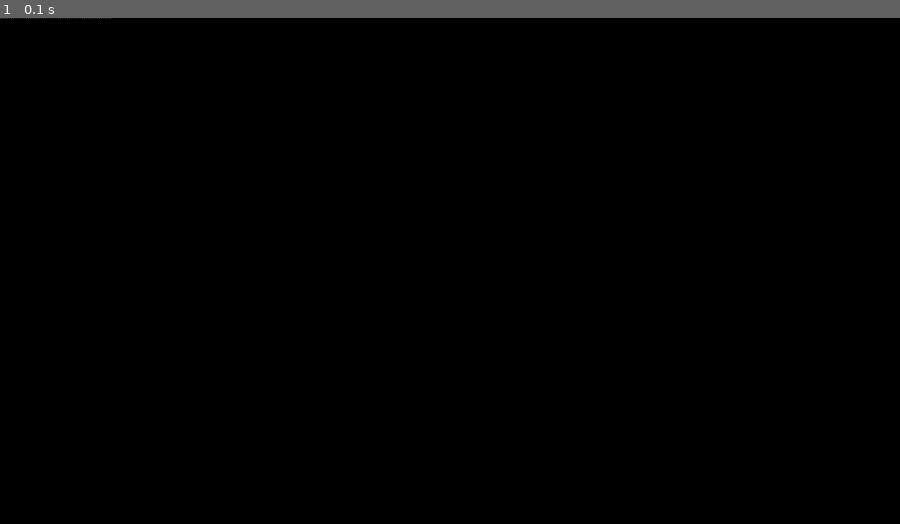
Above: before the commit, frame 1.
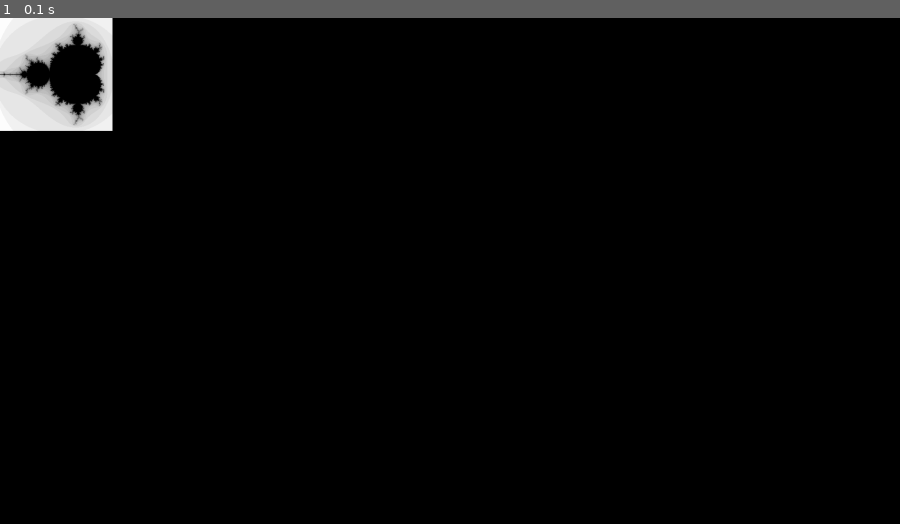
Above: after the commit, the same moment.

Repository: mikerr/pygames-arcade
Game: pygame game, started from mandel.py
Same seed, same stepped clock (60 frames per second), same inputs: the game is played once before the commit and once after it.
Inputs:
- Up to frame 1 (0.1 s): no input

The runs differ from the first frame. In frame 1, 2.1% of the frame differs, in the area x 0-13%, y 0-23%.

Commit message:
make more portable

Diff:
--- a/jetpac/jetpac.py
+++ b/jetpac/jetpac.py
@@ -1,7 +1,6 @@
 # jetpac
 import pygame
 import time,random
-import RPi.GPIO as GPIO
 
 buttons = {
            "A":5,
@@ -59,12 +58,15 @@
      screen.blit(pygame.transform.flip(image,mirror,False),(int(sprite.x),int(sprite.y) + offset),(0,0,sprite.w,sprite.h))
 
 # initialize
-# setup gpio
-GPIO.setmode(GPIO.BCM)
-for btn in buttons:
-    GPIO.setup(buttons[btn], GPIO.IN)
 def pressed(btn) :
-    return ( GPIO.input(buttons[btn]) != True)
+    key = ""
+    keys = pygame.key.get_pressed()
+    if keys[pygame.K_LEFT]: key = "LEFT"
+    if keys[pygame.K_RIGHT]: key = "RIGHT"
+    if keys[pygame.K_UP]: key = "UP"
+    if keys[pygame.K_DOWN]: key = "DOWN"
+    if keys[pygame.K_SPACE]: key = "A"
+    return ( key == btn )
 
 screen = pygame.display.set_mode()
 pygame.mouse.set_visible(False)
@@ -229,8 +231,9 @@
         for p in platforms:
             px,py,width = p
             pygame.draw.line(screen,(0,128,0),(px, py), (px + width,py),5)
+
 while True:
     update()
     draw()
-    pygame.display.update()
+    pygame.display.flip()
     pygame.time.wait(20)
--- a/mandel.py
+++ b/mandel.py
@@ -7,7 +7,6 @@
 
 import time, math
 import pygame
-import RPi.GPIO as GPIO
 
 buttons = {
            "A":5,
@@ -19,17 +18,12 @@
            "CENTER":4
 }
 
-# setup gpio
-GPIO.setmode(GPIO.BCM)
-for btn in buttons:
-    GPIO.setup(buttons[btn], GPIO.IN)
-
-def pressed(btn) :
-    return ( GPIO.input(buttons[btn]) != True)
-
 WIDTH = HEIGHT = 240
 
 screen = pygame.display.set_mode()
+
+def pressed (key):
+	return 0
 
 def mandel(i,res) :
     max_iter = 255  // res
--- a/rotatesprite.py
+++ b/rotatesprite.py
@@ -1,7 +1,6 @@
 import os, math, time
 import pygame
 
-import RPi.GPIO as GPIO
 
 buttons = {
            "A":5,
@@ -13,13 +12,9 @@
            "CENTER":4
 }
 
-# setup gpio
-GPIO.setmode(GPIO.BCM)
-for btn in buttons:
-    GPIO.setup(buttons[btn], GPIO.IN)
 
 def pressed(btn) :
-    return ( GPIO.input(buttons[btn]) != True)
+    return 0
 
 def rotatesprite (image,rot,q=2):
     width = image.get_width()
@@ -76,3 +71,4 @@
 while True:
    update()
    draw()
+   time.sleep(0.1)
--- a/texcube.py
+++ b/texcube.py
@@ -1,6 +1,8 @@
 import os, math, time
-from readbmp import *
-
+import pygame
+
+def button(btn):
+	return 0
 def rot3d (point,rotate) :
     x,y,z = point
     rx,ry,rz = rotate
@@ -100,7 +102,7 @@
     x = 0
     for p in linepoints :
         px,py = p
-        blit(buffer,int(x),int(y),2,2,px,py)
+        screen.blit(image,(x,y),(px,py,2,2))
         x += step
 
 def texquad( t1, t2, t3, t4) :
@@ -147,27 +149,23 @@
             [2, 6, 7],
             [2, 7, 3]]
 
-def update(tick) :
+def update() :
         global x,y,angle
 
-        if (button(LEFT)) : x -= 1
-        if (button(RIGHT)) : x += 1
-
-        if (button(UP)) : y -= 1
-        if (button(DOWN)) : y += 1
+        if (button("LEFT")) : x -= 1
+        if (button("RIGHT")) : x += 1
+
+        if (button("UP")) : y -= 1
+        if (button("DOWN")) : y += 1
 
         angle += 0.05
 
 angle = 0
-def draw(tick) :
+def draw() :
 
         global angle,x,y,rot
-        pen(0,0,0)
-        clear()
-
-        pen (15,15,15)
-        start = time.ticks_ms()
-
+
+        screen.fill((0,0,0))
         i = 0
         for face in faces:
             triangle = []
@@ -195,11 +193,15 @@
                 #poly(tuple(t2),tuple(oldt2),tuple(t1),tuple(t3))
             oldt2 = t2
             i += 1
-        timetaken = time.ticks_ms() - start
-        print (timetaken, "ms", (1000 // timetaken), "fps")
-        flip()
+        pygame.display.flip()
+
 init()
 x = y = rot = 60
-texWidth = 64
-buffer = readbmp("crate.bmp")
-start()
+image = pygame.image.load("crate.bmp")
+texWidth = image.get_width()
+
+screen = pygame.display.set_mode()
+while True:
+	draw()
+	update()
+	time.sleep(0.1)
